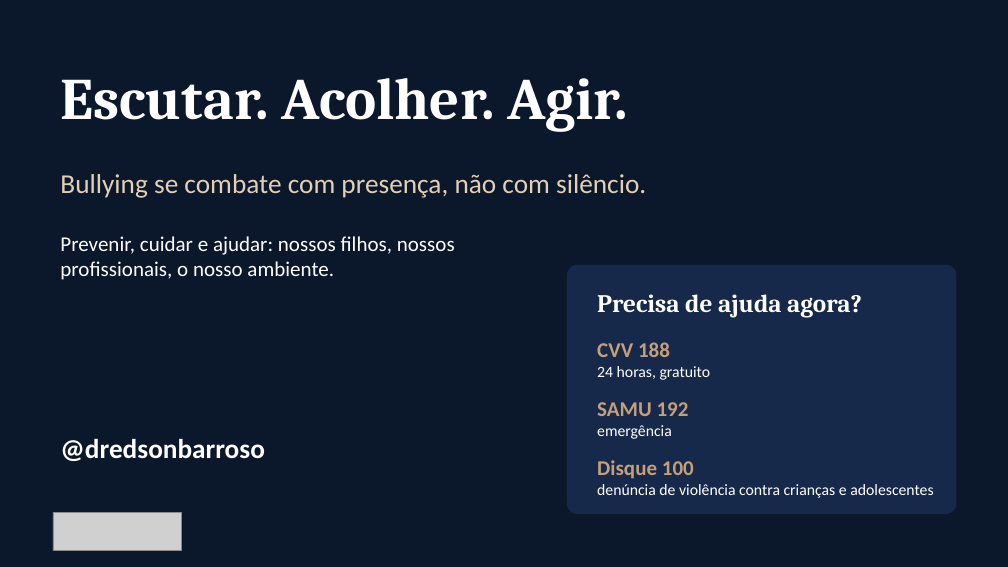
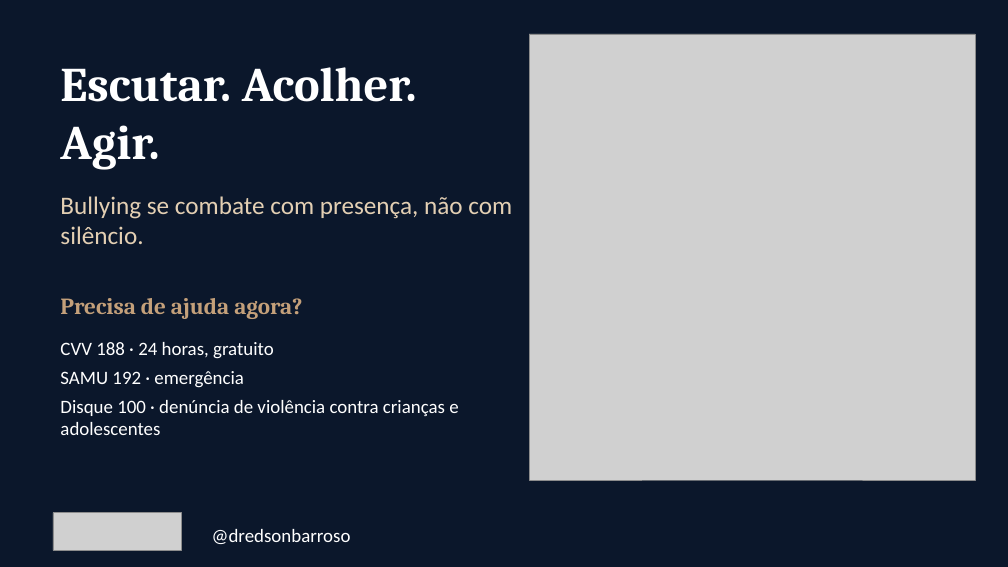
Before and after one commit to ebarroso12/ocorpoexplica, a slide deck: slide 13 of apresentacoes/bullying-saude-mental-escola.pptx. Drawn at 1008x567 pixels with LibreOffice and Linux fonts; fonts in the diff are those of the drawing; grey boxes stand for pictures; background and template pictures are left out; a plain dark background stands for a picture behind light text. Boxes give left, top, right and bottom in pixels: in the first picture for what was removed or moved away, otherwise in the second. Text is boxed around its words. In the diff, an @@ line names an element or a change of style, - is before the commit and + after.

```diff
--- a/apresentacoes/bullying-saude-mental-escola.pptx
+++ b/apresentacoes/bullying-saude-mental-escola.pptx
@@ background picture (left out) to #FFFFFF @@
@@ picture added at [529,34,975,480] @@
@@ text at [60,67,417,169]: text changed; size 56 to 46 pt @@
-Escutar. Acolher. Agir.
+Escutar. Acolher.
+Agir.
@@ text "Bullying se combate com presença, ...": place and size @@
-text "Bullying se combate com presença, ..." at [60,174,646,198]
+text "Bullying se combate com presença, ..." at [60,196,512,244]
@@ text "Bullying se combate com presença, ..." at [60,196,512,244]: size 26 to 24 pt @@
@@ text removed at [60,236,455,280] @@
-Prevenir, cuidar e ajudar: nossos filhos, nossos profissionais, o nosso ambiente.
@@ rounded rectangle removed at [567,265,957,514] @@
@@ text "Precisa de ajuda agora?": place and size @@
-text "Precisa de ajuda agora?" at [597,294,862,318]
+text "Precisa de ajuda agora?" at [60,298,302,319]
@@ text "Precisa de ajuda agora?" at [60,298,302,319]: size 24 to 22 pt, text colour #FFFFFF to #C4A07A @@
@@ text at [60,342,458,435]: text changed; size 15 to 18 pt @@
-Disque 100
-denúncia de violência contra crianças e adolescentes
+CVV 188 · 24 horas, gratuito
+SAMU 192 · emergência
+Disque 100 · denúncia de violência contra crianças e adolescentes
@@ text removed at [597,342,711,380] @@
-CVV 188
-24 horas, gratuito
@@ text removed at [597,402,689,439] @@
-SAMU 192
-emergência
@@ text "@dredsonbarroso": place and size @@
-text "@dredsonbarroso" at [60,439,264,461]
+text "@dredsonbarroso" at [212,529,351,544]
@@ text "@dredsonbarroso" at [212,529,351,544]: size 26 to 18 pt, bold off @@
```
Also in this commit, not shown: 12 other slides changed, 8 other files.
